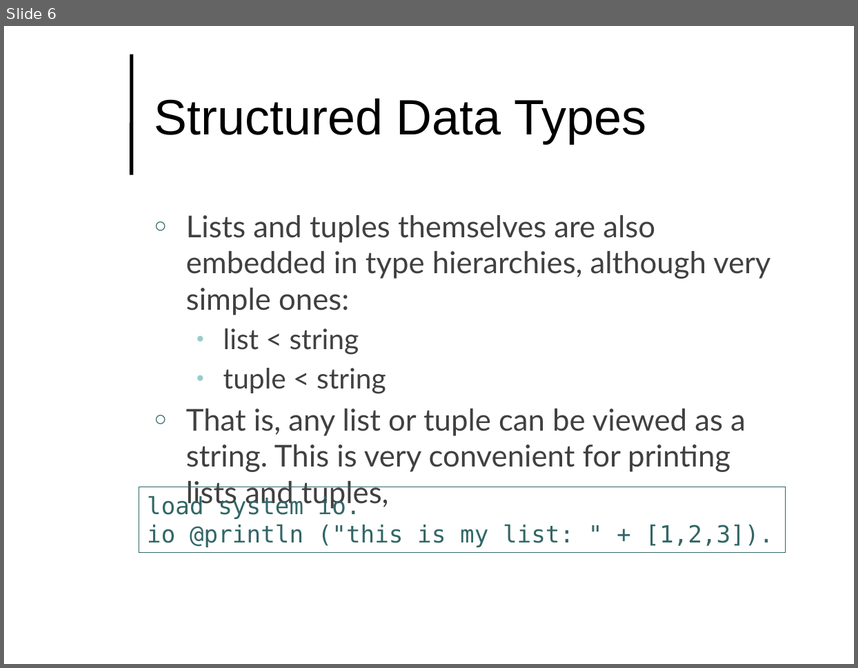
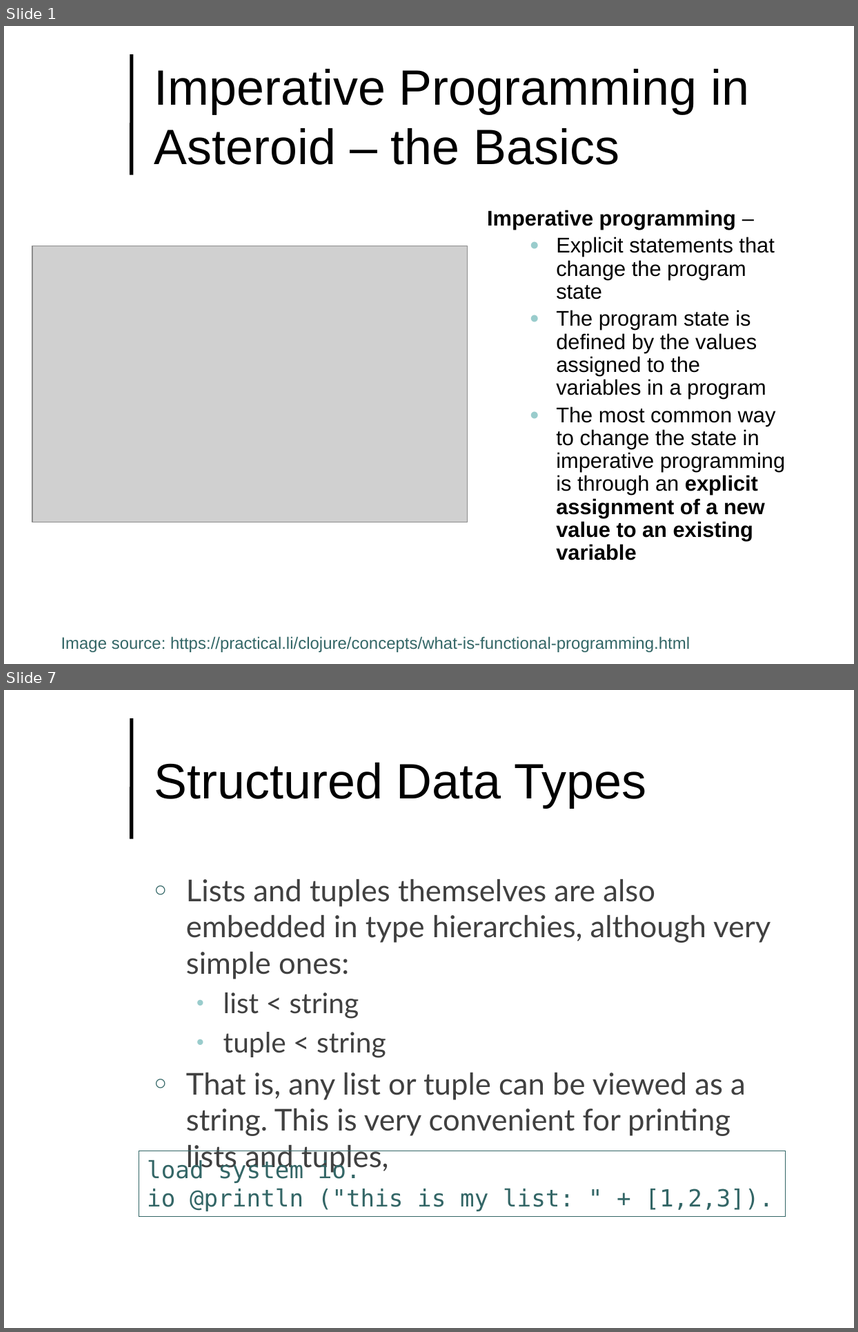
Before and after one commit to lutzhamel/CSC493, a slide deck: notes/csc493-ln002.pptx. Shown one above the other, each under a label of ours: slide 6 before the commit, slides 1 and 7 after it; the slides between them are not shown. The pictures are 858x668 and 858x1332 pixels, drawn with LibreOffice and Linux fonts; fonts in the diff are those of the drawing; grey boxes stand for pictures; background and template pictures are left out. Boxes give left, top, right and bottom in pixels: in the first picture for what was removed or moved away, otherwise in the second. Text is boxed around its words. In the diff, an @@ line names an element or a change of style, - is before the commit and + after.

```diff
--- a/notes/csc493-ln002.pptx
+++ b/notes/csc493-ln002.pptx
@@ slide 1 added at [4, 26, 854, 664], background #FFFFFF; not listed: 1 template element that a slide beside it also shows @@
@@ title added at [154, 69, 749, 165], 42 pt, text #000000 @@
+Imperative Programming in Asteroid – the Basics
@@ text added at [487, 210, 785, 560], 18 pt, text #000000 @@
+Imperative programming –
+  ● Explicit statements that change the program state
+  ● The program state is defined by the values assigned to the variables in a program
+  ● The most common way to change the state in imperative programming is through an explicit assignment of a new value to an existing variable
@@ picture added at [32, 245, 467, 521] @@
@@ text added at [61, 636, 690, 652], 14 pt, text #336666 @@
+Image source: https://practical.li/clojure/concepts/what-is-functional-programming.html
@@ what was slide 6 is now slide 7 @@
```
Also in this commit, not shown: 5 slides changed, 1 other slide added, 25 other files.
